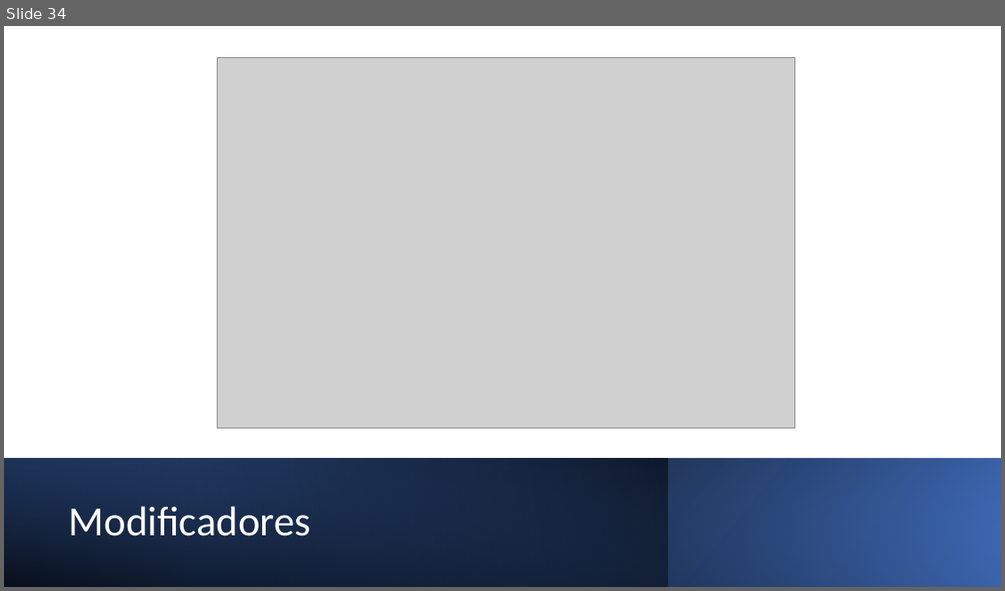
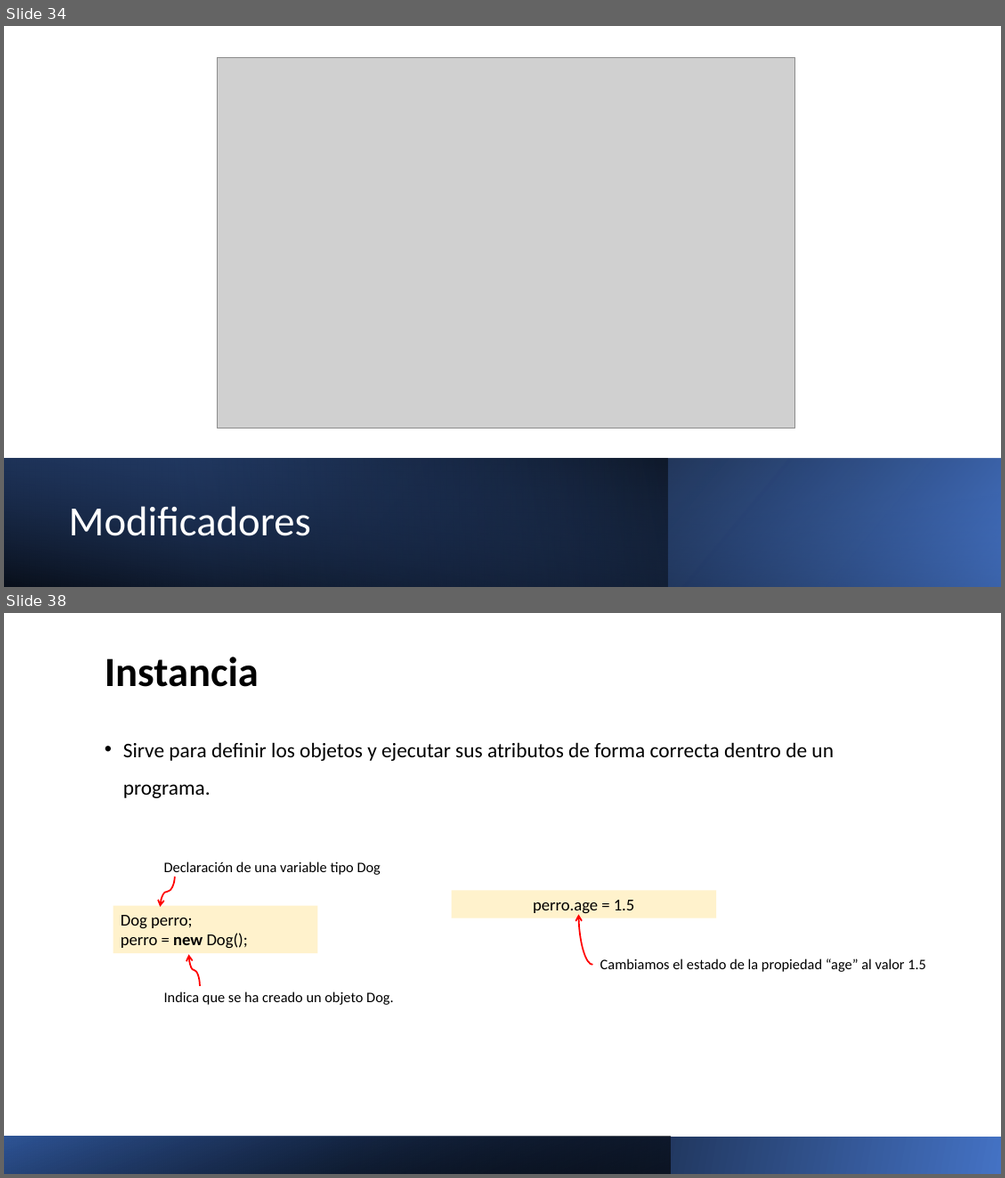
Before and after one commit to Charris1904/automation-qa-sessions, a slide deck: files/1. Java.pptx. Shown one above the other, each under a label of ours: slide 34 before the commit, slides 34 and 38 after it; the slides between them are not shown. The pictures are 1005x591 and 1005x1178 pixels, drawn with LibreOffice and Linux fonts; fonts in the diff are those of the drawing; grey boxes stand for pictures. Boxes give left, top, right and bottom in pixels: in the first picture for what was removed or moved away, otherwise in the second. Text is boxed around its words. In the diff, an @@ line names an element or a change of style, - is before the commit and + after.

```diff
--- a/files/1. Java.pptx
+++ b/files/1. Java.pptx
@@ slide 38 added at (4, 613, 1001, 1174), background #FFFFFF @@
@@ title added at (105, 657, 259, 687), 40 pt, text #000000, bold @@
+Instancia
@@ text added at (123, 742, 833, 798), 20 pt, text #000000 @@
+• Sirve para definir los objetos y ejecutar sus atributos de forma correcta dentro de un programa.
@@ group added at (113, 861, 394, 1005): 2 texts, 2 curved arrows, 1 rectangle @@
+Dog perro;
+perro = new Dog();
+Indica que se ha creado un objeto Dog.
+Declaración de una variable tipo Dog
@@ rectangle added at (451, 891, 716, 918), fill #FFF2CC, 16 pt, text #000000 @@
+perro.age = 1.5
@@ curved arrow added from (592, 965) to (578, 915), #FF0000 1.5 pt @@
@@ text added at (600, 958, 926, 972), 14 pt, text #000000 @@
+Cambiamos el estado de la propiedad “age” al valor 1.5
@@ rectangle added at (4, 1136, 1001, 1174), fill gradient #4472C4 to #000000 @@
@@ rectangle added at (4, 1136, 671, 1174), fill gradient #000000 to #2F5597 @@
```
Also in this commit, not shown: 4 other slides added, 11 other files.
